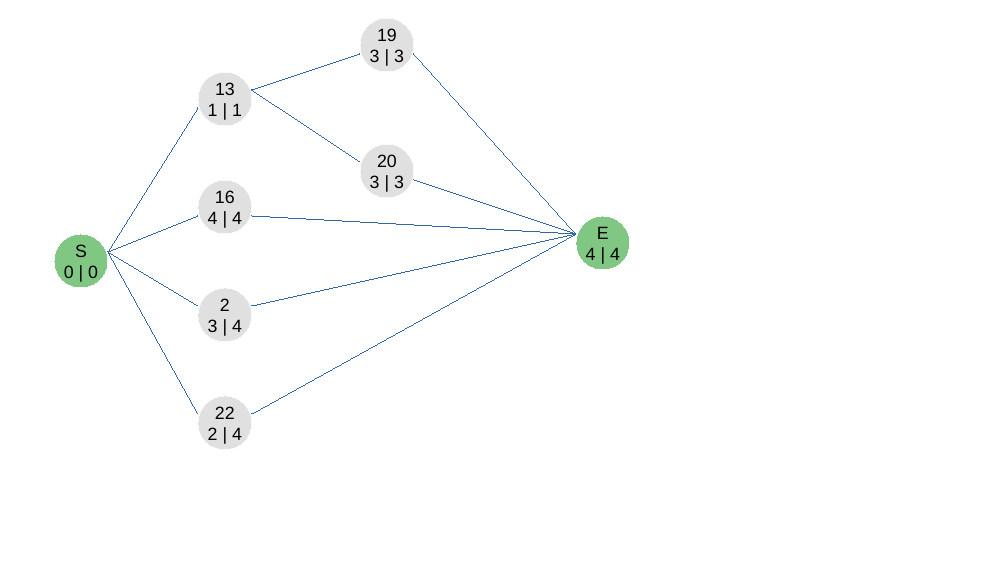
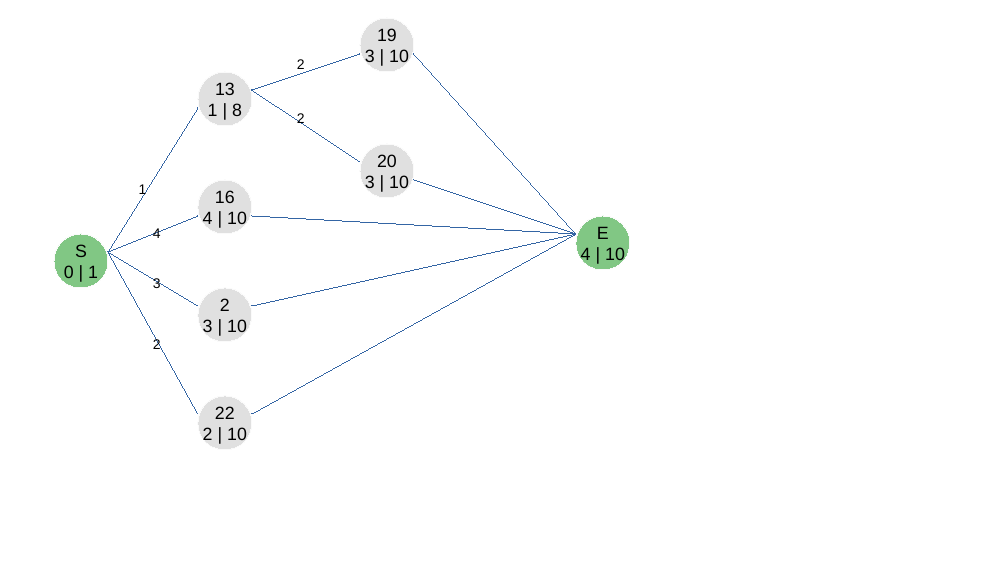
Before and after one commit to Meplos/cdp-td, a slide deck: slide 2 of PERT.odp. Drawn at 1008x567 pixels with LibreOffice and Linux fonts; fonts in the diff are those of the drawing. Boxes give left, top, right and bottom in pixels: in the first picture for what was removed or moved away, otherwise in the second. Text is boxed around its words. In the diff, an @@ line names an element or a change of style, - is before the commit and + after.

```diff
--- a/PERT.odp
+++ b/PERT.odp
@@ text added at (x1=297, y1=59, x2=305, y2=73), 11 pt, text #000000 @@
+2
@@ text in ellipse at (x1=365, y1=49, x2=409, y2=62): text changed @@
-3 | 3
+3 | 10
@@ text in ellipse at (x1=208, y1=103, x2=242, y2=116): text changed @@
-1 | 1
+1 | 8
@@ text added at (x1=297, y1=113, x2=305, y2=126), 11 pt, text #000000 @@
+2
@@ text in ellipse at (x1=365, y1=175, x2=409, y2=188): text changed @@
-3 | 3
+3 | 10
@@ text added at (x1=139, y1=184, x2=147, y2=198), 11 pt, text #000000 @@
+1
@@ text added at (x1=153, y1=228, x2=161, y2=238), 11 pt, text #000000 @@
+4
@@ text in ellipse at (x1=203, y1=211, x2=247, y2=224): text changed @@
-4 | 4
+4 | 10
@@ text in ellipse at (x1=64, y1=265, x2=98, y2=283): text changed @@
-0 | 0
+0 | 1
@@ text in ellipse at (x1=581, y1=247, x2=625, y2=265): text changed @@
-4 | 4
+4 | 10
@@ text added at (x1=153, y1=278, x2=161, y2=288), 11 pt, text #000000 @@
+3
@@ text in ellipse at (x1=203, y1=319, x2=247, y2=332): text changed @@
-3 | 4
+3 | 10
@@ text added at (x1=153, y1=338, x2=161, y2=349), 11 pt, text #000000 @@
+2
@@ text in ellipse at (x1=203, y1=427, x2=247, y2=440): text changed @@
-2 | 4
+2 | 10
```
Also in this commit, not shown: 2 other slides changed.
